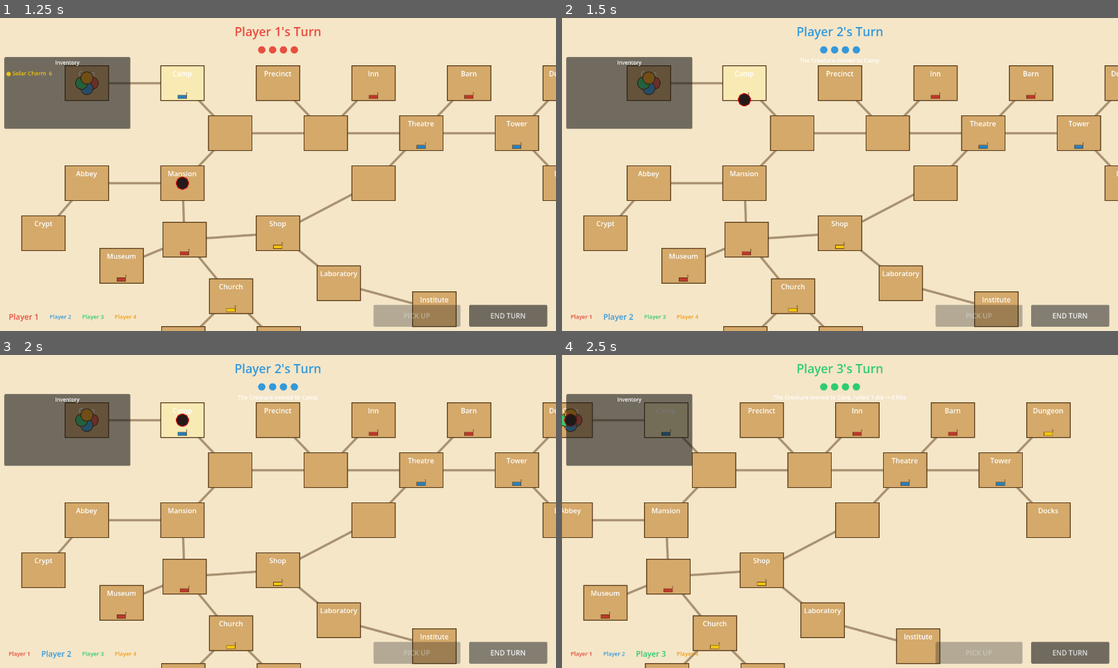
Above: before the commit, frames 1-4 (two rows, left to right).
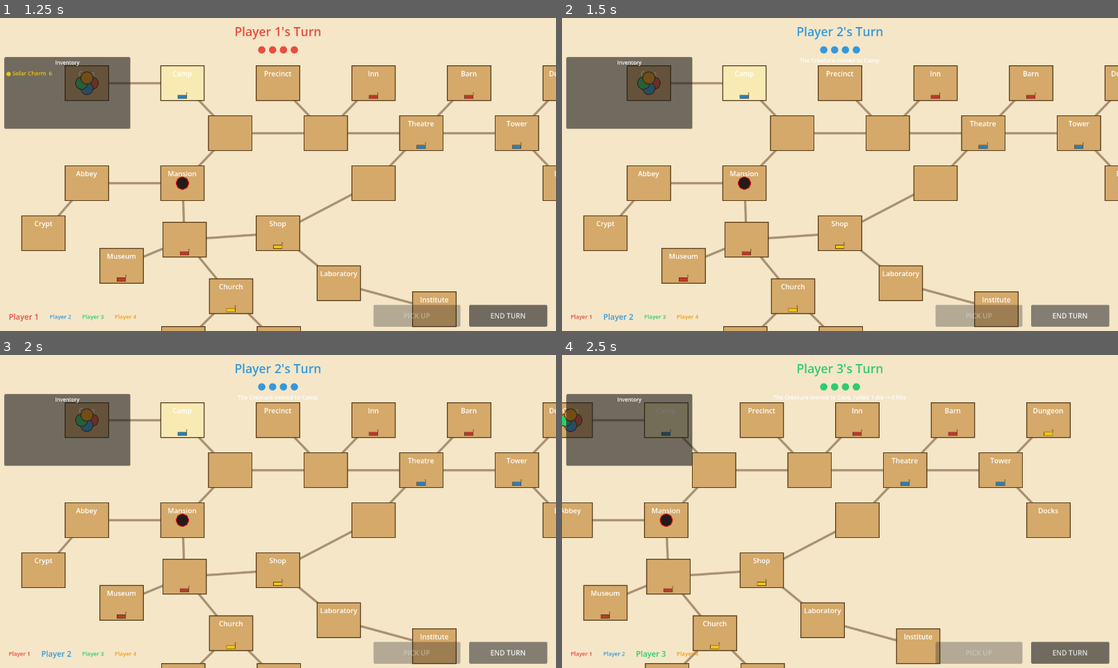
Above: after the commit, the same moments.

Repository: arlopurcell/horrified-board-game
Game: Godot game, scene res://scenes/Main.tscn
The game is run twice, just before and just after one commit, with the same random seed, the same clock (stepped at 60 frames per second) and the same inputs. The project has no main scene, so this scene is started directly.
Inputs (mouse positions are in pixels of both pictures, inside the frame that each line leads up to):
- Up to frame 1 (1.25 s): click "PICK UP" at 0.5 s
- Up to frame 2 (1.5 s): click "END TURN" at 1.25 s
- Up to frame 3 (2 s): no input
- Up to frame 4 (2.5 s): tap Enter at 2 s; move the mouse to (628, 401) at 2.02 s; hold D from 2.03 s (still down); click (628, 401) at 2.17 s

Frame 1 is identical in both runs. In frame 2, 0.2% of the frame differs, in the area x 31-34%, y 24-55%; in frame 3, 0.2%, in the area x 31-34%, y 18-55%; in frame 4, 0.2%.

Commit message:
feat: emit path data and phase_animation_done from MonsterManager

Diff:
--- a/autoloads/MonsterManager.gd
+++ b/autoloads/MonsterManager.gd
@@ -1,6 +1,7 @@
 extends Node
 
-signal monsters_moved
+signal monsters_moved(move_data: Array)
+signal phase_animation_done
 signal phase_completed(summary: String)
 
 var monsters: Array[MonsterData] = []
@@ -25,12 +26,14 @@
 		draw_pile.shuffle()
 		discard_pile.clear()
 	if draw_pile.is_empty():
+		monsters_moved.emit([])
 		phase_completed.emit("")
 		return
 	var card := draw_pile.pop_front() as MonsterCardData
 	discard_pile.append(card)
 	GameManager.draw_items_to_board(card.items_to_draw)
 	var summary_parts: Array[String] = []
+	var move_data: Array = []
 	for monster_name: String in card.monster_names:
 		var monster: MonsterData = null
 		for m in monsters:
@@ -49,8 +52,13 @@
 		if path.is_empty():
 			destination = monster.current_space_id
 		else:
-			# path has one element when already at target; monster stays and attacks
-			destination = path[mini(card.move_steps, path.size() - 1)]
+			var dest_idx := mini(card.move_steps, path.size() - 1)
+			destination = path[dest_idx]
+			if dest_idx > 0:
+				move_data.append({
+					"monster_idx": monsters.find(monster),
+					"path": path.slice(0, dest_idx + 1)
+				})
 		monster.current_space_id = destination
 		var dest_space := GameManager.board_data.get_space(destination)
 		var dest_name := dest_space.name if dest_space != null else str(destination)
@@ -68,7 +76,7 @@
 			summary_parts.append(monster.monster_name + " moved to " + dest_name +
 				", rolled " + str(card.attack_dice) + " " + die_word +
 				" → " + str(hits) + " " + hit_word)
-	monsters_moved.emit()
+	monsters_moved.emit(move_data)
 	phase_completed.emit(" | ".join(summary_parts))
 
 
